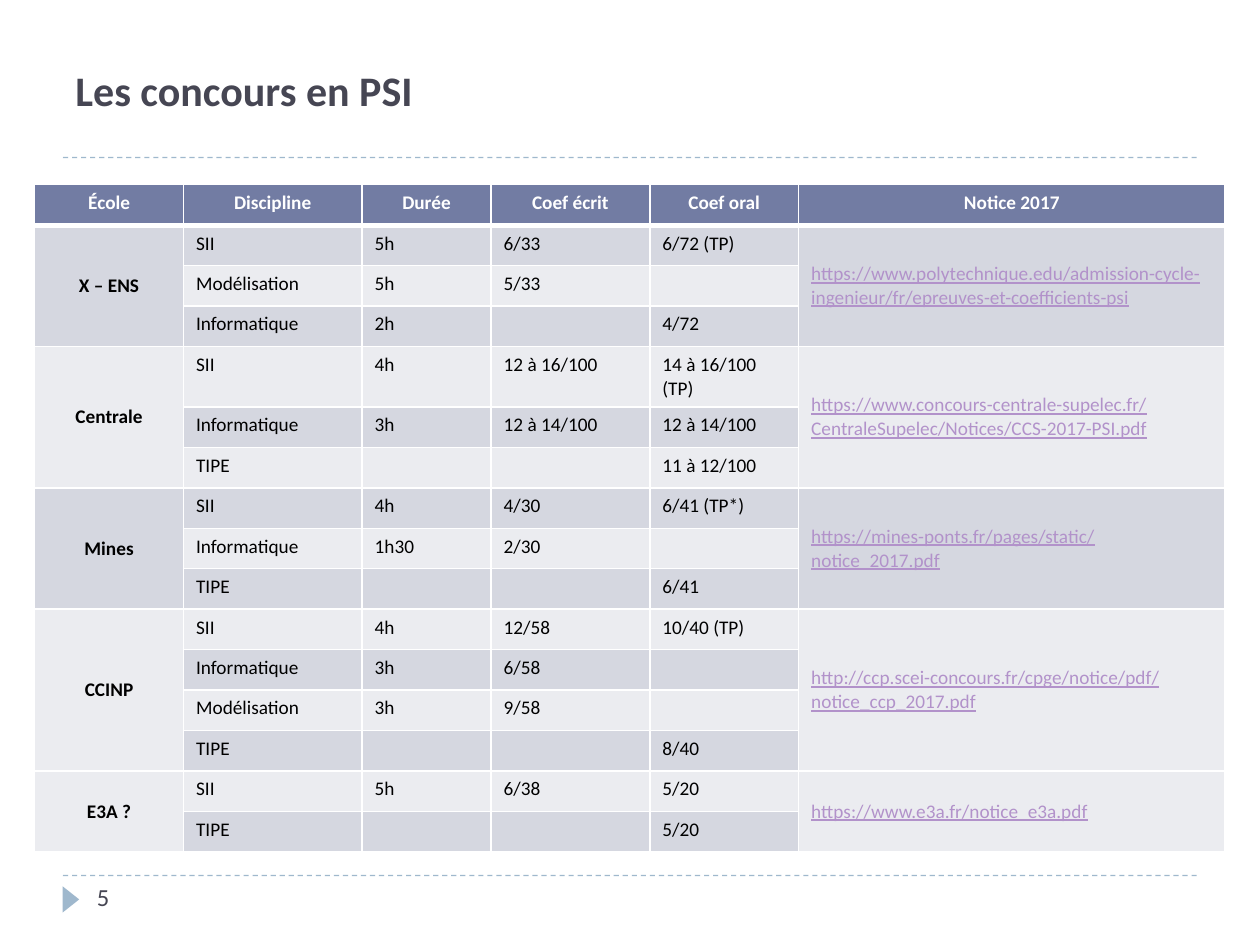
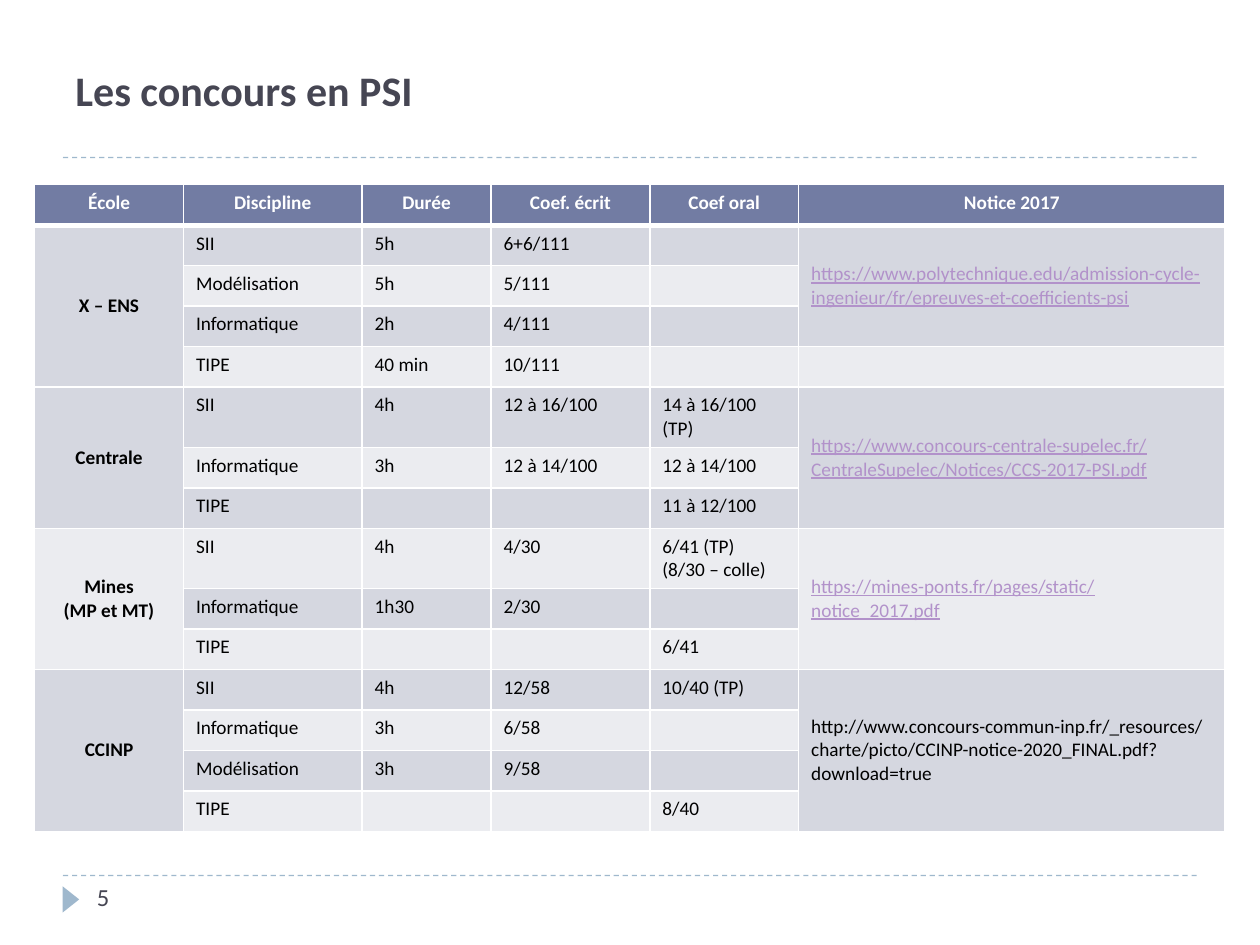
Before and after one commit to xpessoles/Cy_00_PSI_Presentation, a slide deck: slide 5 of Introduction_SII_PSI.pptx. Drawn at 1260x945 pixels with LibreOffice and Linux fonts; fonts in the diff are those of the drawing. Boxes give left, top, right and bottom in pixels: in the first picture for what was removed or moved away, otherwise in the second. Text is boxed around its words. In the diff, an @@ line names an element or a change of style, - is before the commit and + after.

```diff
--- a/Introduction_SII_PSI.pptx
+++ b/Introduction_SII_PSI.pptx
@@ table at [35, 185, 1226, 829] @@
-row 1: École | Discipline | Durée | Coef écrit | Coef oral | Notice 2017
-row 2: X – ENS | SII | 5h | 6/33 | 6/72 (TP) | https://www.polytechnique.edu/admission-cycle-ingenieur/fr/epreuves-et-coefficients-psi
-row 3:  | Modélisation | 5h | 5/33 |  | 
-row 4:  | Informatique | 2h |  | 4/72 | 
+row 1: École | Discipline | Durée | Coef. écrit | Coef oral | Notice 2017
+row 2: X – ENS | SII | 5h | 6+6/111 |  | https://www.polytechnique.edu/admission-cycle-ingenieur/fr/epreuves-et-coefficients-psi
+row 3:  | Modélisation | 5h | 5/111 |  | 
+row 4:  | Informatique | 2h | 4/111 |  | 
+row 5:  | TIPE | 40 min | 10/111 |  | 
-row 9, column 1: Mines
+row 9, column 1: Mines / (MP et MT)
-row 9, column 5: 6/41 (TP*)
+row 9, column 5: 6/41 (TP) / (8/30 – colle)
-row 12, column 6: http://ccp.scei-concours.fr/cpge/notice/pdf/notice_ccp_2017.pdf
+row 12, column 6: http://www.concours-commun-inp.fr/_resources/charte/picto/CCINP-notice-2020_FINAL.pdf?download=true
-row 15: E3A ? | SII | 5h | 6/38 | 5/20 | https://www.e3a.fr/notice_e3a.pdf
-row 16:  | TIPE |  |  | 5/20 | 
```
Also in this commit, not shown: 3 other slides changed.
